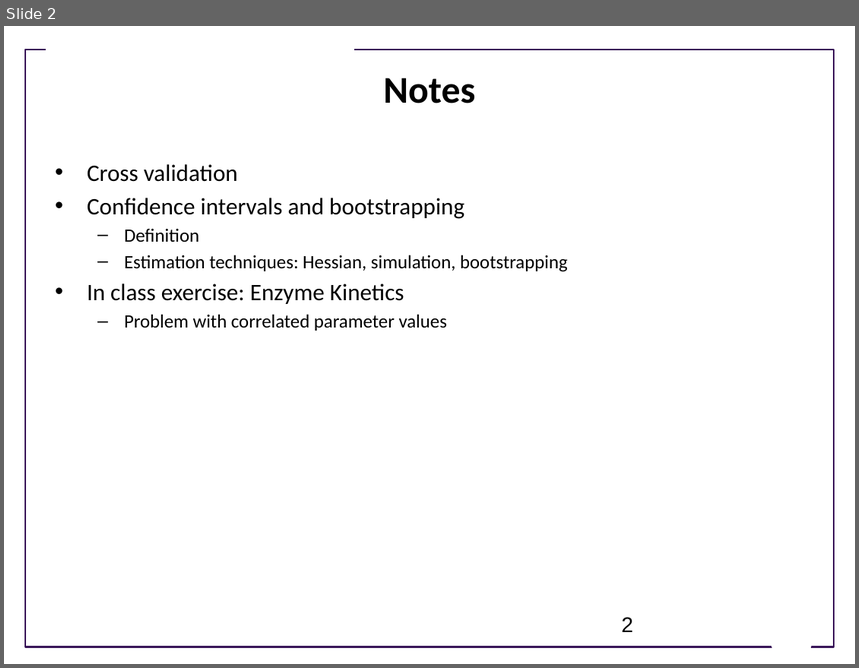
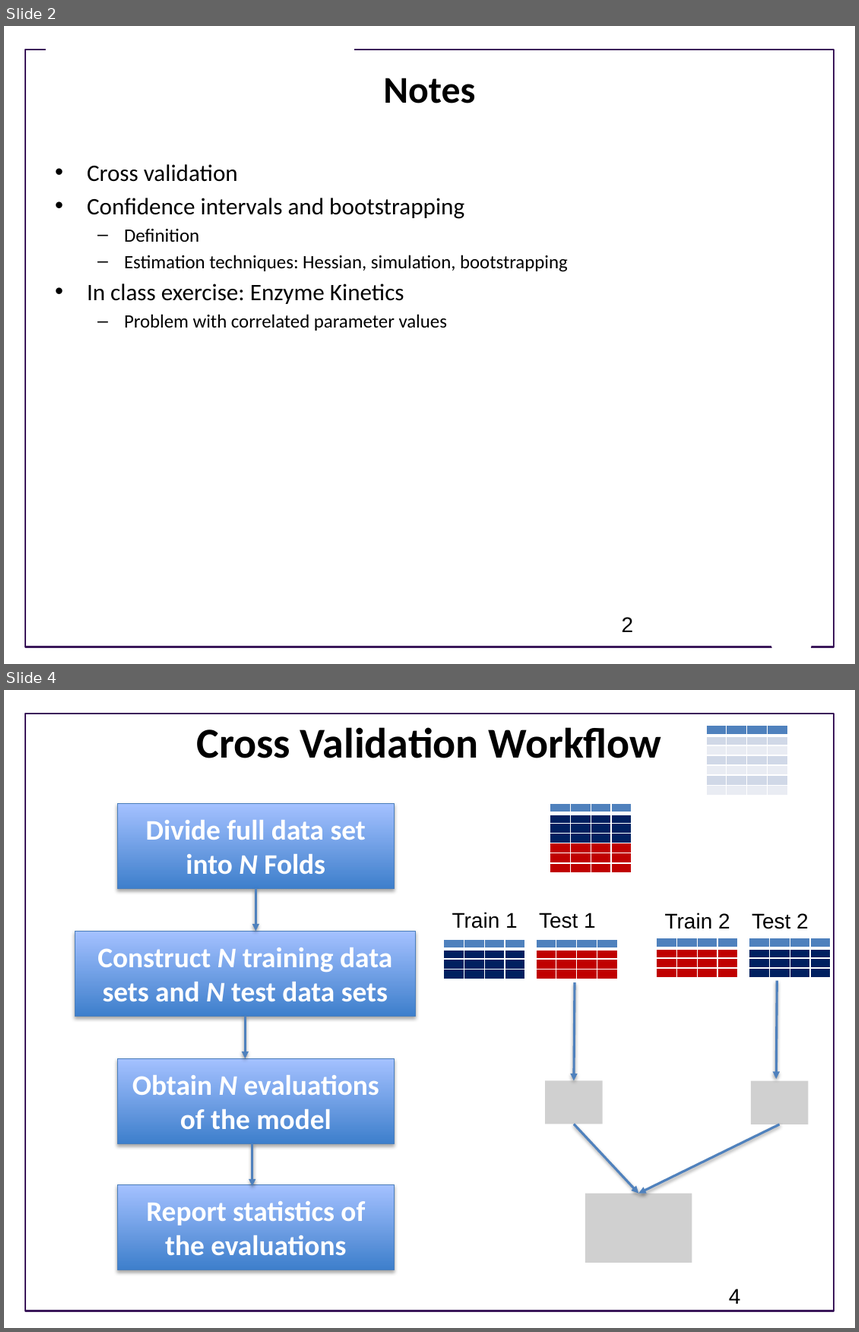
Before and after one commit to ModelEngineering/advancing-biomedical-models, a slide deck: Lectures/Week_4/CSE 599V Lecture 10 - Estimating Confidence in Models and Parameters- II .pptx. Shown one above the other, each under a label of ours: slide 2 before the commit, slides 2 and 4 after it; the slides between them are not shown. The pictures are 859x668 and 859x1332 pixels, drawn with LibreOffice and Linux fonts; fonts in the diff are those of the drawing; grey boxes stand for pictures; background and template pictures are left out. Boxes give left, top, right and bottom in pixels: in the first picture for what was removed or moved away, otherwise in the second. Text is boxed around its words. In the diff, an @@ line names an element or a change of style, - is before the commit and + after.

```diff
--- a/Lectures/Week_4/CSE 599V Lecture 10 - Estimating Confidence in Models and Parameters- II .pptx
+++ b/Lectures/Week_4/CSE 599V Lecture 10 - Estimating Confidence in Models and Parameters- II .pptx
@@ slide 4 added at [4,690,855,1328], background #FFFFFF; not listed: 1 template element that a slide beside it also shows @@
@@ title added at [197,727,662,758], 36 pt, text #000000, bold @@
+Cross Validation Workflow
@@ table added at [706,726,785,802], 7 rows, 4 columns @@
+ |  |  | 
+ |  |  | 
+ |  |  | 
+ |  |  | 
+ |  |  | 
+ |  |  | 
+ |  |  | 
@@ rectangle added at [117,803,394,888], fill gradient #3F80CE to #A4C4FF, outline #4B7EBC 0.75 pt, 24 pt, text #FFFFFF, bold @@
+Divide full data set into N Folds
@@ table added at [550,803,629,879], 7 rows, 4 columns @@
+ |  |  | 
+ |  |  | 
+ |  |  | 
+ |  |  | 
+ |  |  | 
+ |  |  | 
+ |  |  | 
@@ arrow added from (256, 888) to (256, 931), #4F81BD 2 pt @@
@@ text added at [452,912,518,929], 18 pt, text #000000 @@
+Train 1
@@ text added at [539,913,596,929], 18 pt, text #000000 @@
+Test 1
@@ text added at [665,913,731,929], 18 pt, text #000000 @@
+Train 2
@@ text added at [752,913,809,929], 18 pt, text #000000 @@
+Test 2
@@ rectangle added at [75,931,415,1016], fill gradient #3F80CE to #A4C4FF, outline #4B7EBC 0.75 pt, 24 pt, text #FFFFFF, bold @@
+Construct N training data sets and N test data sets
@@ table added at [444,939,522,983], 4 rows, 4 columns @@
+ |  |  | 
+ |  |  | 
+ |  |  | 
+ |  |  | 
@@ table added at [536,939,614,983], 4 rows, 4 columns @@
+ |  |  | 
+ |  |  | 
+ |  |  | 
+ |  |  | 
@@ table added at [657,939,735,982], 4 rows, 4 columns @@
+ |  |  | 
+ |  |  | 
+ |  |  | 
+ |  |  | 
@@ table added at [750,939,828,982], 4 rows, 4 columns @@
+ |  |  | 
+ |  |  | 
+ |  |  | 
+ |  |  | 
@@ arrow added from (576, 983) to (574, 1081), #4F81BD 2 pt @@
@@ arrow added from (777, 981) to (776, 1079), #4F81BD 2 pt @@
@@ arrow added from (245, 1016) to (245, 1059), #4F81BD 2 pt @@
@@ rectangle added at [117,1059,394,1144], fill gradient #3F80CE to #A4C4FF, outline #4B7EBC 0.75 pt, 24 pt, text #FFFFFF, bold @@
+Obtain N evaluations of the model
@@ picture added at [545,1081,602,1124] @@
@@ picture added at [751,1081,808,1125] @@
@@ arrow added from (253, 1144) to (253, 1186), #4F81BD 2 pt @@
@@ arrow added from (574, 1124) to (639, 1194), #4F81BD 2 pt @@
@@ arrow added from (779, 1125) to (639, 1194), #4F81BD 2 pt @@
@@ rectangle added at [117,1186,394,1271], fill gradient #3F80CE to #A4C4FF, outline #4B7EBC 0.75 pt, 24 pt, text #FFFFFF, bold @@
+Report statistics of the evaluations
@@ picture added at [585,1194,692,1263] @@
@@ page number added at [729,1289,741,1304], 18 pt, text #000000 @@
+4
```
Also in this commit, not shown: 3 other slides added, 1 slide removed, 2 other files.
